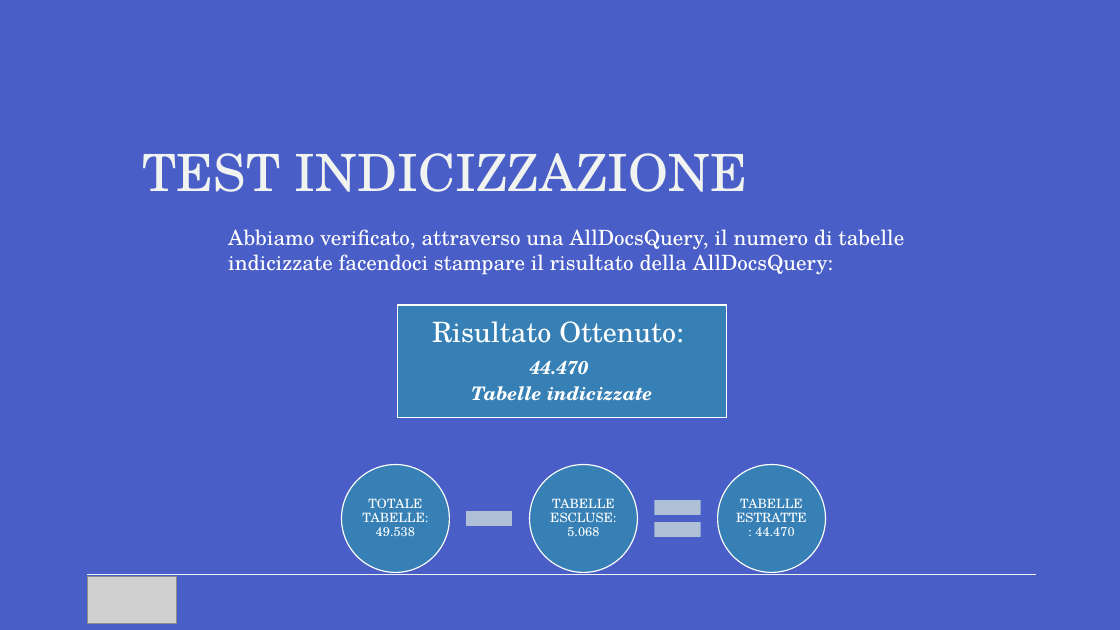
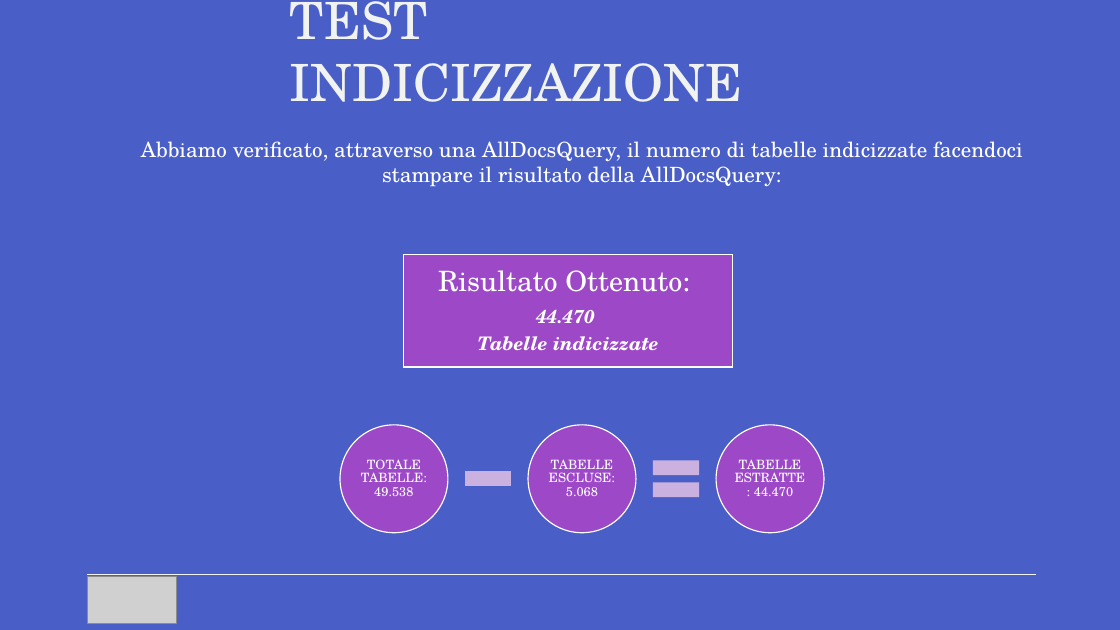
Before and after one commit to AntonioSouls/Data-Engineering-Projects, a slide deck: slide 13 of homework3/Presentazione HOMEWORK 3.pptx (slide 12 before the commit). Drawn at 1120x630 pixels with LibreOffice and Linux fonts; fonts in the diff are those of the drawing; grey boxes stand for pictures. Boxes give left, top, right and bottom in pixels: in the first picture for what was removed or moved away, otherwise in the second. Text is boxed around its words. In the diff, an @@ line names an element or a change of style, - is before the commit and + after.

```diff
--- a/homework3/Presentazione HOMEWORK 3.pptx
+++ b/homework3/Presentazione HOMEWORK 3.pptx
@@ title "TEST INDICIZZAZIONE" rewrapped from (143,153,747,192) to (290,1,742,102) @@
@@ text "Abbiamo verificato, attraverso una AllDocsQuery, ...": place and size @@
-text "Abbiamo verificato, attraverso una AllDocsQuery, ..." at (228,229,904,275)
+text "Abbiamo verificato, attraverso una AllDocsQuery, ..." at (141,141,1022,187)
@@ text "Abbiamo verificato, attraverso una AllDocsQuery, ..." at (141,141,1022,187): alignment left to centre @@
@@ text "Risultato Ottenuto:": place and size @@
-text "Risultato Ottenuto:" at (432,321,684,401)
+text "Risultato Ottenuto:" at (438,270,690,351)
@@ rectangle: place and size @@
-rectangle at (397,305,727,418)
+rectangle at (404,255,734,367)
@@ fill #3780B5 to #9D49C7 in 4 elements at (528,425,636,533), (716,425,823,533), (340,425,448,533), (404,255,734,367) @@
@@ 3 texts, 3 ellipses, 1 math minus, 1 math equal: place and size @@
-3 texts, 3 ellipses, 1 math minus, 1 math equal at (342,465,825,572)
+3 texts, 3 ellipses, 1 math minus, 1 math equal at (340,425,823,533)
@@ math minus at (457,448,520,511): fill #AEC0D7 to #CCB1E0 @@
@@ math equal at (645,448,708,511): fill #AEC0D7 to #CCB1E0 @@
```
Also in this commit, not shown: 11 other slides changed, 5 slides added.
